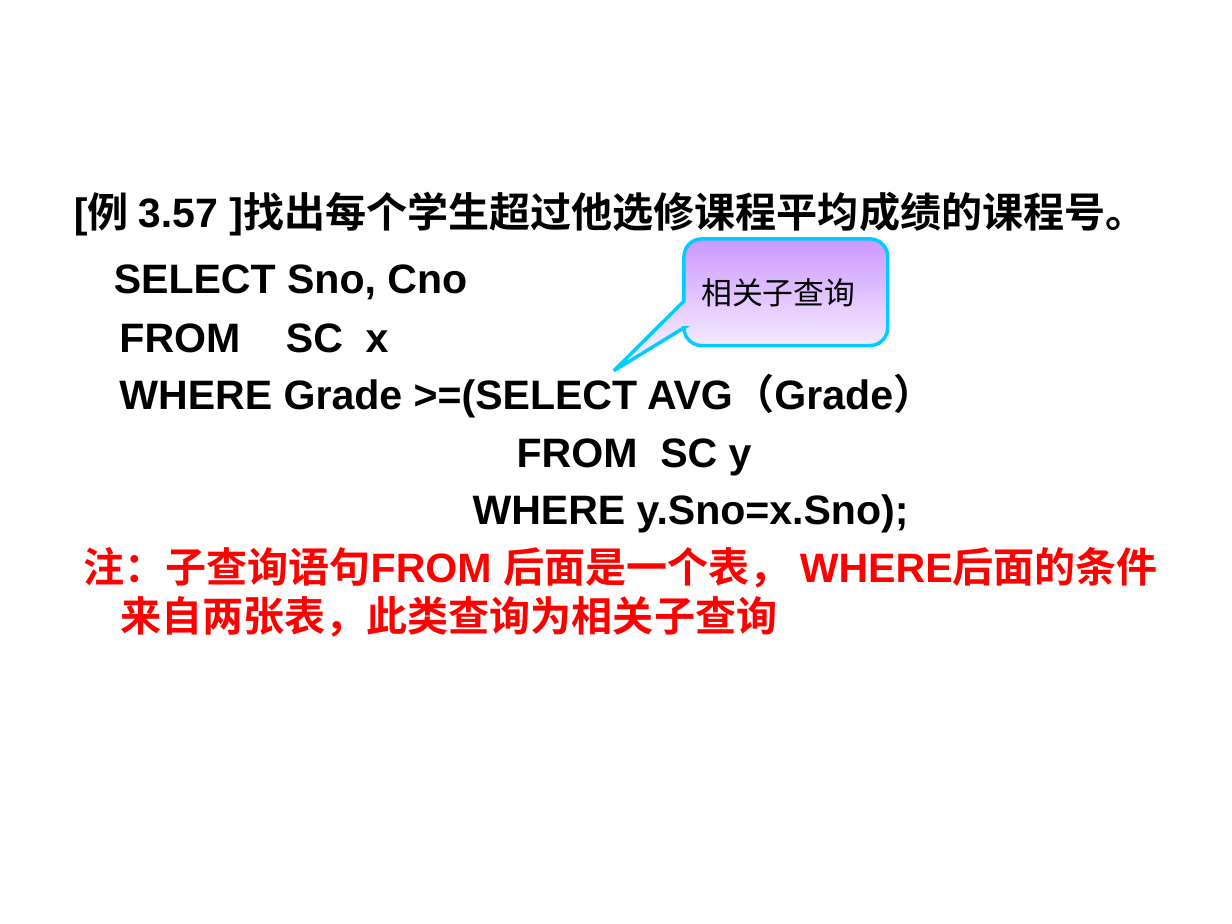
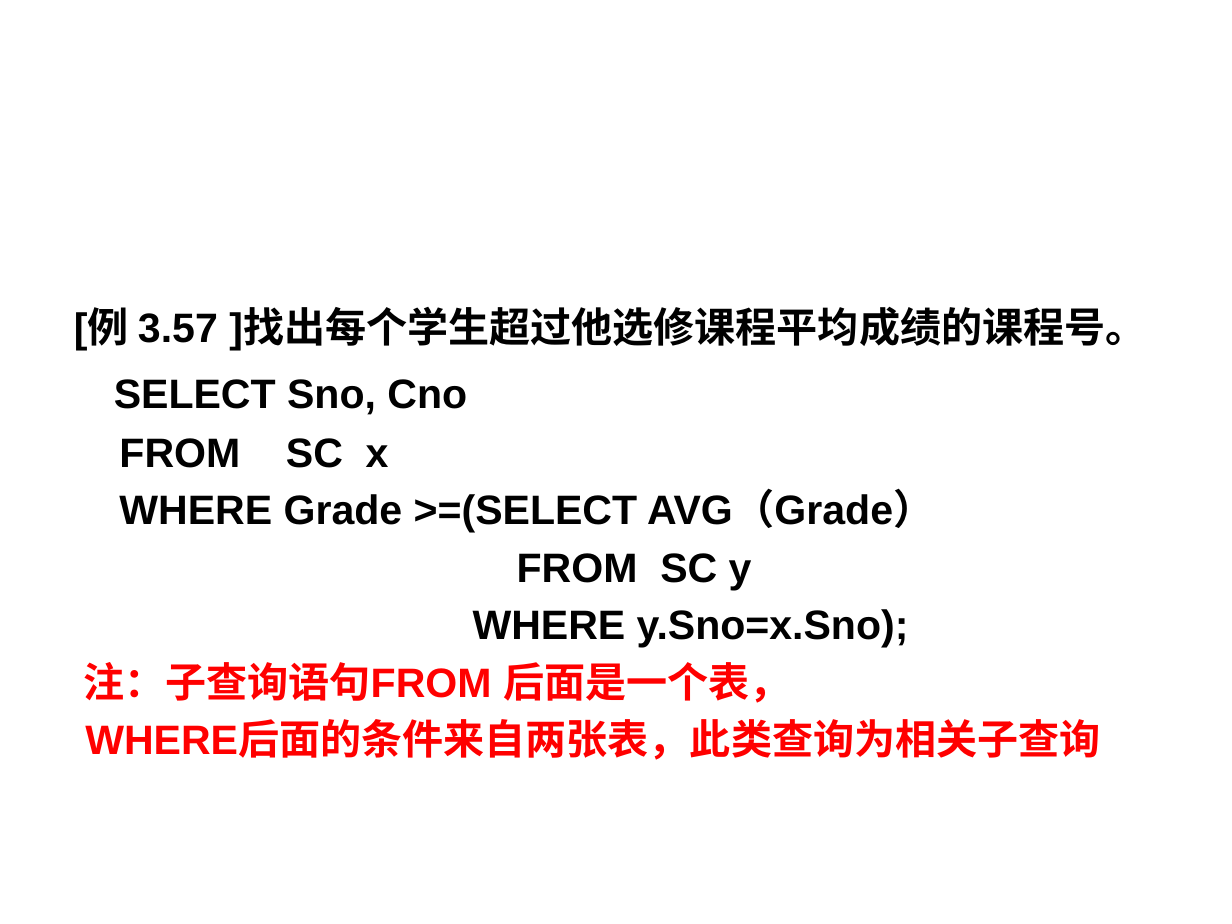
Before and after one commit to nanhapy/information-technology-materials, a slide deck: slide 35 of teaching-materials/infomation-system/ppt/第3章 关系数据库标准语言SQL（2）.pptx. Drawn at 1232x924 pixels with LibreOffice and Linux fonts; fonts in the diff are those of the drawing; background and template pictures are left out. Boxes give left, top, right and bottom in pixels: in the first picture for what was removed or moved away, otherwise in the second. Text is boxed around its words. In the diff, an @@ line names an element or a change of style, - is before the commit and + after.

```diff
--- a/teaching-materials/infomation-system/ppt/第3章 关系数据库标准语言SQL（2）.pptx
+++ b/teaching-materials/infomation-system/ppt/第3章 关系数据库标准语言SQL（2）.pptx
@@ rounded speech box removed at (684, 239, 887, 346) @@
-相关子查询
@@ text at (83, 662, 1100, 760): text changed @@
-注：子查询语句FROM 后面是一个表， WHERE后面的条件来自两张表，此类查询为相关子查询
+注：子查询语句FROM 后面是一个表，
+WHERE后面的条件来自两张表，此类查询为相关子查询
```
Also in this commit, not shown: 4 other slides changed, 31 other files.
